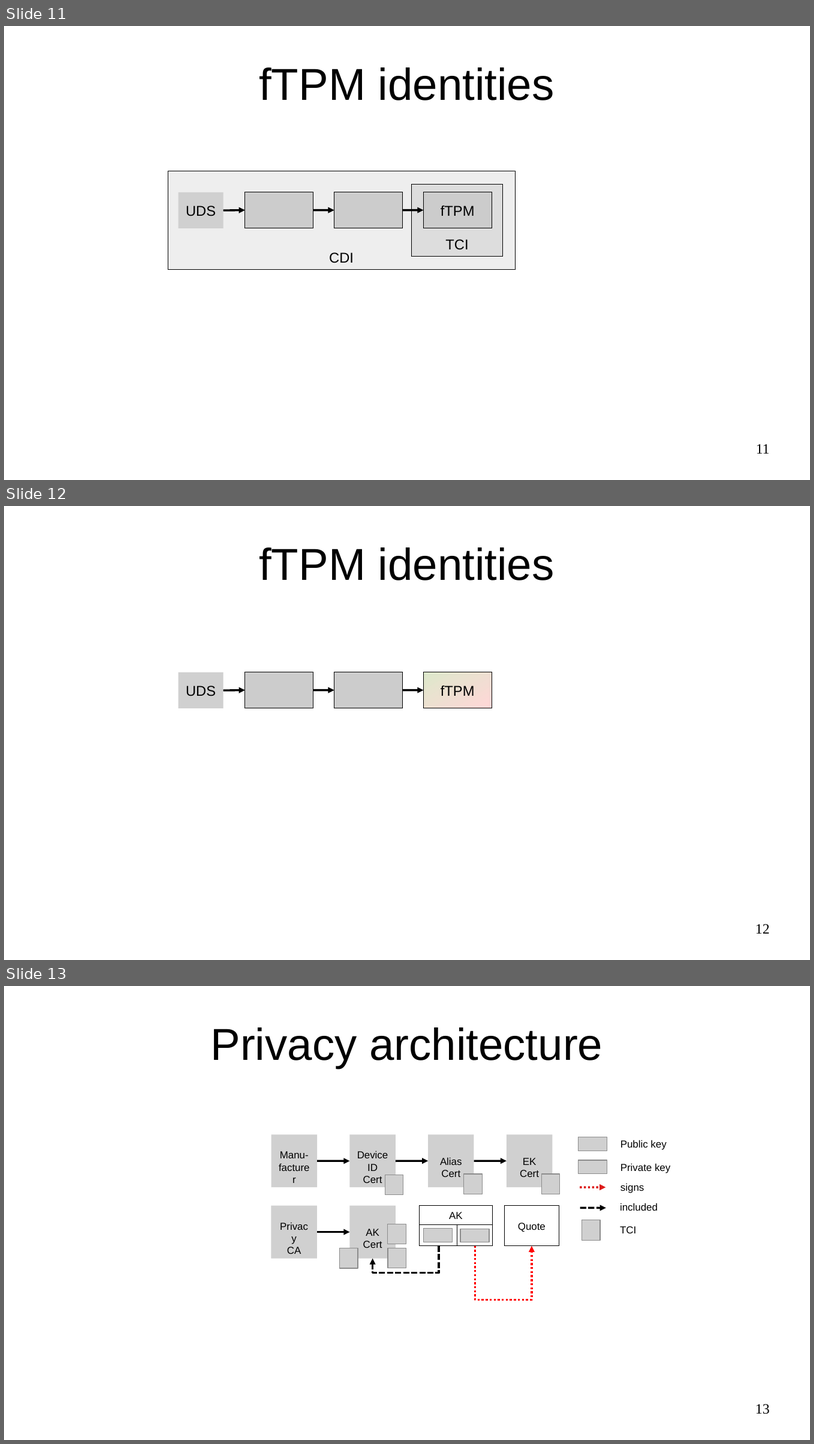
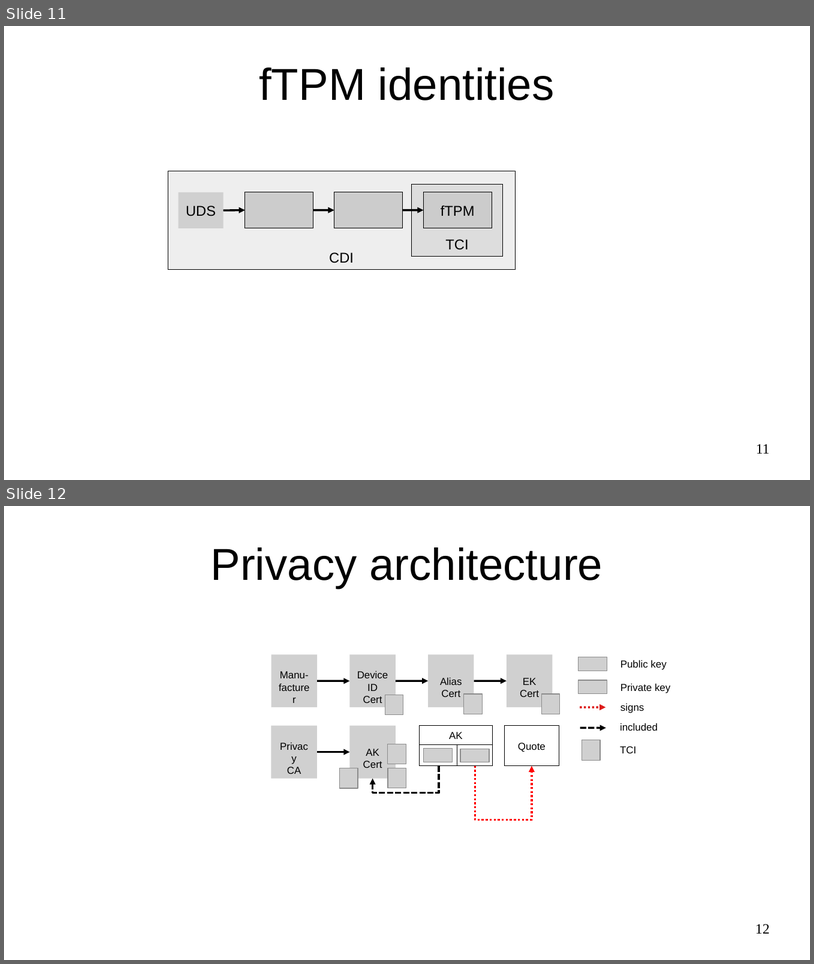
Before and after one commit to akorb/master-thesis, a slide deck: presentation.odp. Shown one above the other, each under a label of ours: slides 11, 12 and 13 before the commit, slides 11 and 12 after it. The pictures are 814x1444 and 814x964 pixels, drawn with LibreOffice and Linux fonts; fonts in the diff are those of the drawing; grey boxes stand for pictures. Boxes give left, top, right and bottom in pixels: in the first picture for what was removed or moved away, otherwise in the second. Text is boxed around its words. In the diff, an @@ line names an element or a change of style, - is before the commit and + after.

```diff
--- a/presentation.odp
+++ b/presentation.odp
@@ slide 12 removed at bbox=[4, 506, 810, 960], background #FFFFFF @@
@@ title removed at bbox=[259, 547, 555, 580] @@
-fTPM identities
@@ picture removed at bbox=[178, 672, 224, 708] @@
-UDS
@@ rectangle removed at bbox=[245, 672, 314, 708] @@
@@ rectangle removed at bbox=[335, 672, 404, 708] @@
@@ rectangle removed at bbox=[424, 672, 493, 708] @@
-fTPM
@@ arrow removed from (224, 690) to (245, 690) @@
@@ arrow removed from (314, 690) to (335, 690) @@
@@ arrow removed from (403, 690) to (424, 690) @@
@@ page number removed at bbox=[756, 924, 770, 933] @@
-12
@@ what was slide 13 is now slide 12 @@
@@ page number at bbox=[756, 924, 770, 933]: text changed @@
-13
+12
```
Also in this commit, not shown: 1 slide added, 4 other files.
